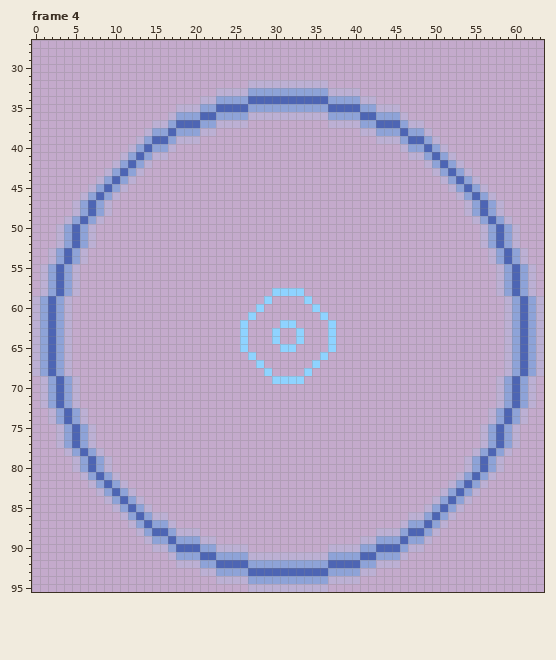
One commit to this pixel-art file: assets/abilities/healing-ring.aseprite. Above: the version before the commit.
64x96 pixels, 19 frames. Shown: frame 4: x 0..63, y 27..95. The commit also changed other frames, which this record leaves out.
After:
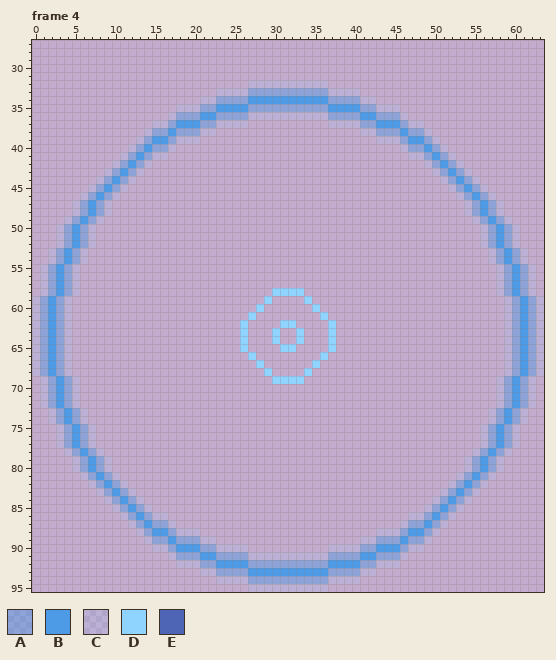
Palette (. is transparent): A #4d9be674  B #4d9be6  C #8fd3ff28  D #8fd3ff  E #4d65b4
Edits made:
layer "Layer 1" removed
Frame 4:
y 34: x 27..36 EEEEEEEEEE -> BBBBBBBBBB
y 35: x 23..26 EEEE -> BBBB; x 37..40 EEEE -> BBBB
y 36: x 21..22 EE -> BB; x 41..42 EE -> BB
y 37: x 18..20 EEE -> BBB; x 43..45 EEE -> BBB
y 38: x 17 E -> B; x 46 E -> B
y 39: x 15..16 EE -> BB; x 47..48 EE -> BB
y 40: x 14 E -> B; x 49 E -> B
y 41: x 13 E -> B; x 50 E -> B
y 42: x 12 E -> B; x 51 E -> B
y 43: x 11 E -> B; x 52 E -> B
y 44: x 10 E -> B; x 53 E -> B
y 45: x 9 E -> B; x 54 E -> B
y 46: x 8 E -> B; x 55 E -> B
y 47..48: x 7 E -> B; x 56 E -> B
y 49: x 6 E -> B; x 57 E -> B
y 50..52: x 5 E -> B; x 58 E -> B
y 53..54: x 4 E -> B; x 59 E -> B
y 55..58: x 3 E -> B; x 60 E -> B
y 59..68: x 2 E -> B; x 61 E -> B
y 69..72: x 3 E -> B; x 60 E -> B
y 73..74: x 4 E -> B; x 59 E -> B
y 75..77: x 5 E -> B; x 58 E -> B
y 78: x 6 E -> B; x 57 E -> B
y 79..80: x 7 E -> B; x 56 E -> B
y 81: x 8 E -> B; x 55 E -> B
y 82: x 9 E -> B; x 54 E -> B
y 83: x 10 E -> B; x 53 E -> B
y 84: x 11 E -> B; x 52 E -> B
y 85: x 12 E -> B; x 51 E -> B
y 86: x 13 E -> B; x 50 E -> B
y 87: x 14 E -> B; x 49 E -> B
y 88: x 15..16 EE -> BB; x 47..48 EE -> BB
y 89: x 17 E -> B; x 46 E -> B
y 90: x 18..20 EEE -> BBB; x 43..45 EEE -> BBB
y 91: x 21..22 EE -> BB; x 41..42 EE -> BB
y 92: x 23..26 EEEE -> BBBB; x 37..40 EEEE -> BBBB
y 93: x 27..36 EEEEEEEEEE -> BBBBBBBBBB
